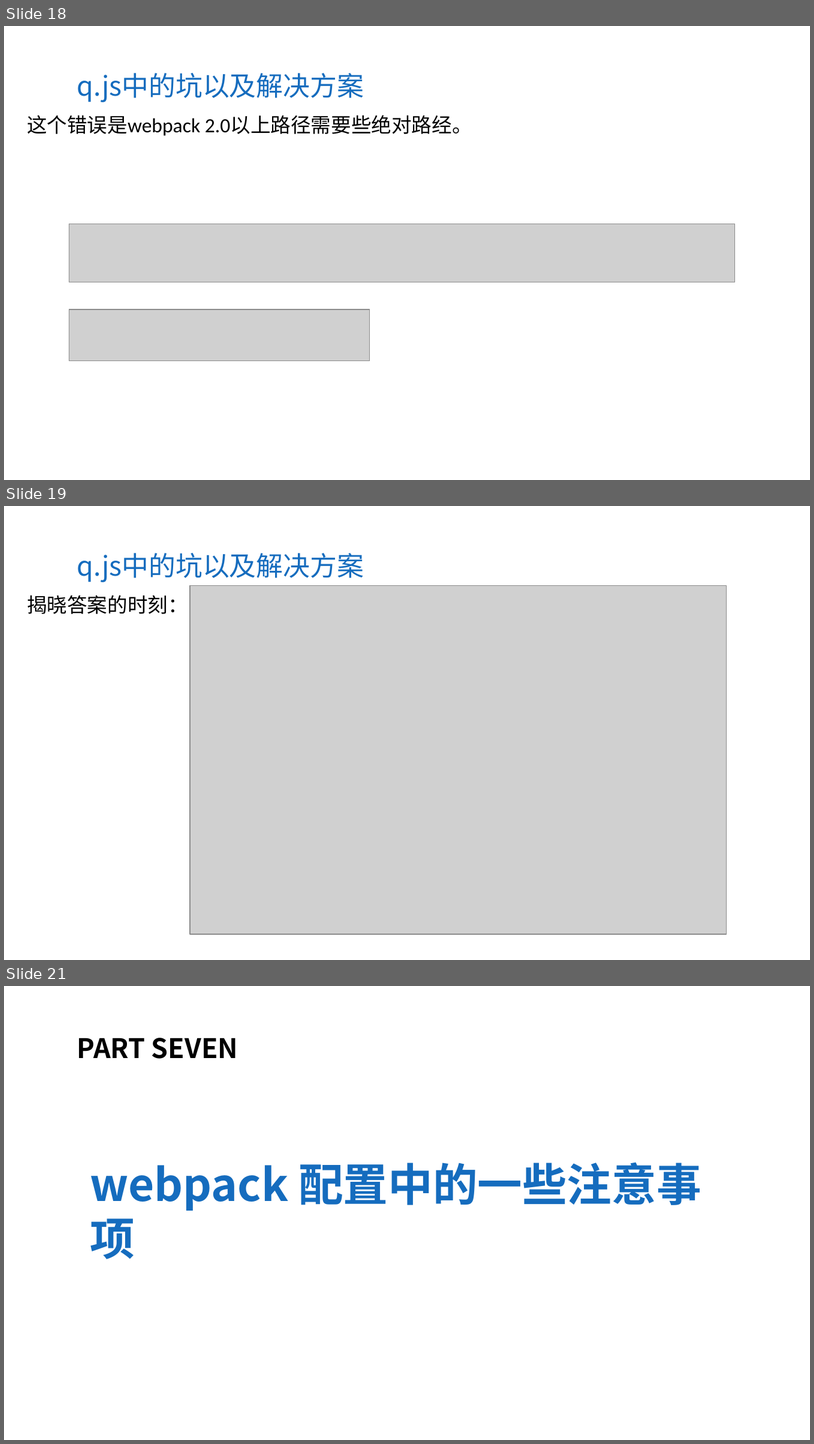
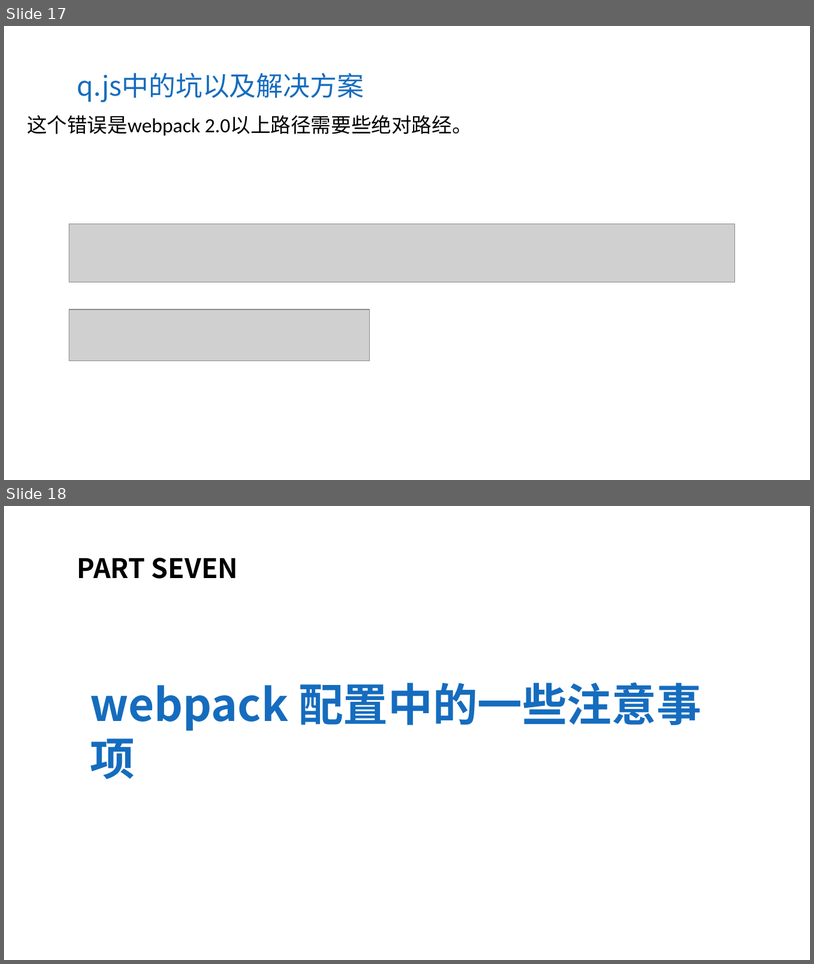
Before and after one commit to aYangLi/webpack-share, a slide deck: 20171208-李晨阳-Vue.js多页面项目Webpack配置方案.pptx. Shown one above the other, each under a label of ours: slides 18, 19 and 21 before the commit, slides 17 and 18 after it; the slides between them are not shown. The pictures are 814x1444 and 814x964 pixels, drawn with LibreOffice and Linux fonts; fonts in the diff are those of the drawing; grey boxes stand for pictures; background and template pictures are left out. Boxes give left, top, right and bottom in pixels: in the first picture for what was removed or moved away, otherwise in the second. Text is boxed around its words. In the diff, an @@ line names an element or a change of style, - is before the commit and + after.

```diff
--- a/20171208-李晨阳-Vue.js多页面项目Webpack配置方案.pptx
+++ b/20171208-李晨阳-Vue.js多页面项目Webpack配置方案.pptx
@@ slide 19 removed at box(4, 506, 810, 960), background picture (left out) @@
@@ text removed at box(77, 553, 364, 582) @@
-q.js中的坑以及解决方案
@@ text removed at box(27, 595, 188, 614) @@
-揭晓答案的时刻：
@@ picture removed at box(190, 586, 728, 934) @@
@@ what was slide 18 is now slide 17 @@
@@ what was slide 21 is now slide 18 @@
```
Also in this commit, not shown: 2 slides changed, 1 slide added, 4 other slides removed.
